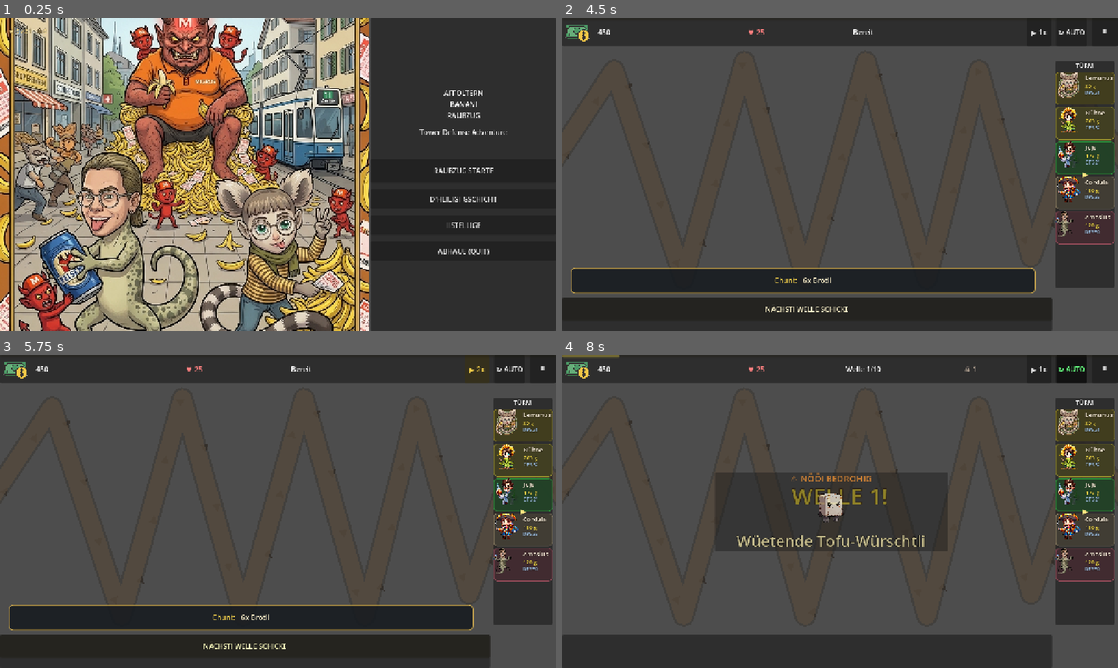
Above: before the commit, frames 1-4 (two rows, left to right).
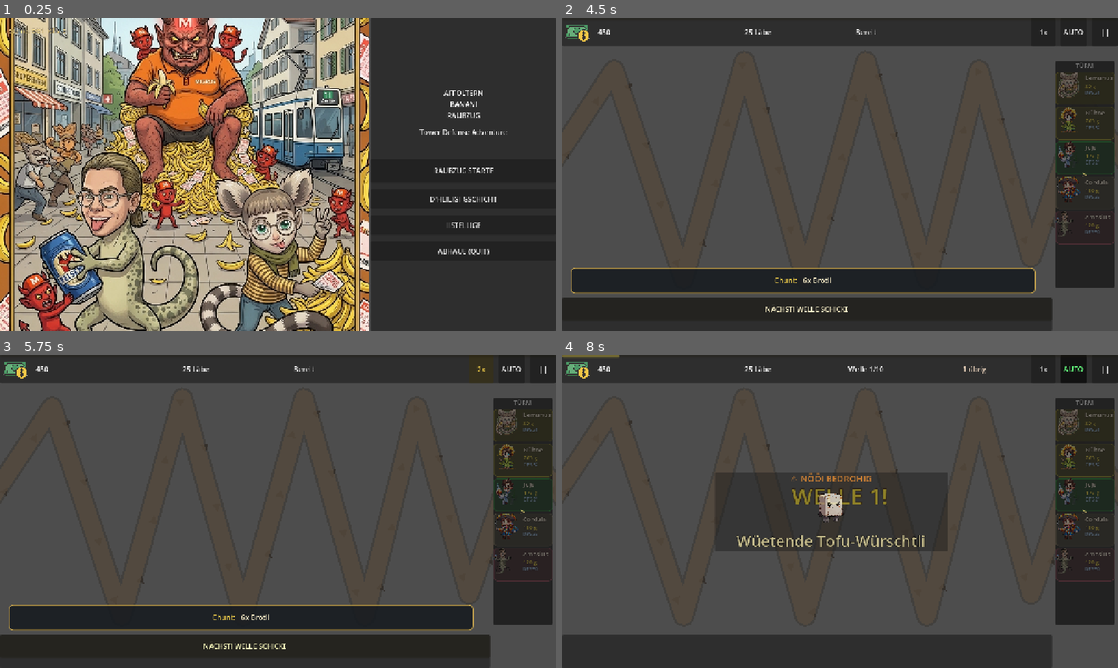
Above: after the commit, the same moments.

Repository: jgschobel/Tower-Defense-Game
Game: Godot game, scene res://scenes/ui/main_menu.tscn
Same seed, same stepped clock (60 frames per second), same inputs: the game is played once before the commit and once after it. The engine's default icon, where the game draws it, is replaced by a stand-in: a white triangle on a blue panel in a dark square.
Inputs:
- Up to frame 1 (0.25 s): no input
- Up to frame 2 (4.5 s): click "RAUBZUG STARTE" at 0.5 s; click "1. Migros Affoltern - Gang vo…" at 1.25 s; click "Tippä zum wiiterläse…" at 2 s; click "Wiiter ›" at 2.75 s; click "Tippä zum wiiterläse…" at 3.5 s; click "LOS GAHT'S!" at 4.25 s
- Up to frame 3 (5.75 s): click "▶ 1x" (after the commit: "1x") at 5 s
- Up to frame 4 (8 s): click "▶ 2x" (after the commit: "2x") at 5.75 s; click "▶ 3x" (after the commit: "3x") at 6.5 s; click "↻ AUTO" (after the commit: "AUTO") at 7.25 s

The runs differ from the first frame. In frame 1, 0.1% of the frame differs, in the area x 1-12%, y 3-5%; in frame 2, 1.8%; in frame 3, 1.8%; in frame 4, 1.9%, in the area x 32-100%, y 0-73%.

Commit message:
hotfix: ASCII-safe text everywhere + softer Minecraft-tick click SFX
User reported symbols rendering as tofu boxes on the level-select
screen. Godot's default bundled font doesn't include the fancy
Unicode glyphs I was using (★☆♥☠▶↻⏸⚕◀). Stripped them all back to
ASCII-safe text or dropped them entirely:

- Level-select stars: "★★★" / "★★☆" / "★☆☆" → "***" / "**-" / "*--"
  (game_over + level_select)
- Totals badge (main menu + level select): "★ 8 / 21   ☠ 0" →
  "Sterne: 8/21  Kills: 0"
- Lives label: "♥ 20" → "20 Läbe" (back to original wording)
- Enemies label: "☠ 5" → "5 übrig" (back to original)
- Speed button: "▶ 1x" → "1x" (original)
- Auto button: "↻ AUTO" → "AUTO" (original)
- Pause button: "⏸" → "||" (original)
- Threat badges: "⚕ HEAL" / "☠ BOSS" → "+ HEAL" / "! BOSS"
- Shop collapse toggle: "▶/◀" → ">/<"
- "Wälle gschafft! ★" → "Wälle gschafft!"

If we ever want proper icons back, the fix is embedding a font
that includes the Unicode glyphs (Noto Sans Symbols2 or similar)
via a Theme resource. For now plain ASCII + German phrasing reads
cleanly without boxes.

**Bonus — softer click SFX**. User said the button click was
"unnormal nervig". Replaced the 380→220Hz pitched sweep with a
Minecraft-style 25ms filtered-noise tick (exponential decay, low
volume, no harsh harmonics). New `_play_tick()` helper.

Diff:
--- a/scenes/ui/hud.tscn
+++ b/scenes/ui/hud.tscn
@@ -30,9 +30,8 @@
 [node name="LivesLabel" type="Label" parent="TopBar/HBox"]
 layout_mode = 2
 size_flags_horizontal = 3
-text = "♥ 20"
+text = "20 Läbe"
 horizontal_alignment = 1
-theme_override_colors/font_color = Color(1, 0.5, 0.5, 1)
 
 [node name="WaveLabel" type="Label" parent="TopBar/HBox"]
 layout_mode = 2
@@ -50,18 +49,18 @@
 [node name="SpeedButton" type="Button" parent="TopBar/HBox"]
 layout_mode = 2
 custom_minimum_size = Vector2(56, 0)
-text = "▶ 1x"
+text = "1x"
 
 [node name="AutoButton" type="Button" parent="TopBar/HBox"]
 layout_mode = 2
 custom_minimum_size = Vector2(60, 0)
-text = "↻ AUTO"
+text = "AUTO"
 toggle_mode = true
 
 [node name="PauseButton" type="Button" parent="TopBar/HBox"]
 layout_mode = 2
 custom_minimum_size = Vector2(60, 0)
-text = "⏸"
+text = "||"
 
 [node name="SideShop" type="PanelContainer" parent="."]
 anchors_preset = 6
--- a/scripts/systems/sfx_manager.gd
+++ b/scripts/systems/sfx_manager.gd
@@ -34,10 +34,38 @@
 
 
 func play_click() -> void:
-	# User reported the old 660Hz square tone hurt in the ear — the harsh
-	# harmonics at short duration were piercing. Softer: gentle downward
-	# sweep 380→220 Hz at low volume, more "tap" than "beep".
-	_play_sweep(380.0, 220.0, 0.04, 0.08)
+	# Minecraft-style wooden "tick" — short noise burst with a quick
+	# decay, softer than any pitched tone. User complained the previous
+	# sweep was annoying; this is genuinely neutral.
+	_play_tick()
+
+
+func _play_tick() -> void:
+	# Super-short (25ms) filtered noise burst at very low volume.
+	# Sharp attack + exponential-ish decay mimics a wooden UI click.
+	var duration: float = 0.025
+	var samples := int(_sample_rate * duration)
+	var audio := AudioStreamWAV.new()
+	audio.format = AudioStreamWAV.FORMAT_8_BITS
+	audio.mix_rate = int(_sample_rate)
+	audio.stereo = false
+	var data := PackedByteArray()
+	var vol: float = 0.12
+	for i in samples:
+		var t := float(i) / _sample_rate
+		# Exponential decay — very sharp attack, quick tail
+		var env: float = pow(1.0 - (t / duration), 2.4)
+		# Mix filtered noise (rough low-pass by running average)
+		var noise: float = randf() * 2.0 - 1.0
+		var sample: float = noise * env * vol
+		data.append(int((sample * 0.5 + 0.5) * 255))
+	audio.data = data
+	var player := AudioStreamPlayer.new()
+	player.stream = audio
+	player.volume_db = _db_with_user_volume(-4.0)
+	add_child(player)
+	player.play()
+	player.finished.connect(player.queue_free)
 
 
 func play_sell() -> void:
--- a/scripts/ui/game_over.gd
+++ b/scripts/ui/game_over.gd
@@ -40,7 +40,7 @@
 	if title_label:
 		title_label.text = "SIEG!"
 	if stars_label:
-		stars_label.text = "★".repeat(stars) + "☆".repeat(3 - stars)
+		stars_label.text = "*".repeat(stars) + "-".repeat(3 - stars)
 	if message_label:
 		var flavor: String
 		if stars == 3:
--- a/scripts/ui/hud.gd
+++ b/scripts/ui/hud.gd
@@ -84,8 +84,8 @@
 				has_healer = true
 			"boss":
 				boss_refs.append(e)
-	_set_threat_badge("HealerBadge", has_healer, "⚕ HEAL", Color(0.4, 1.0, 0.5))
-	_set_threat_badge("BossBadge", not boss_refs.is_empty(), "☠ BOSS", Color(1.0, 0.35, 0.25))
+	_set_threat_badge("HealerBadge", has_healer, "+ HEAL", Color(0.4, 1.0, 0.5))
+	_set_threat_badge("BossBadge", not boss_refs.is_empty(), "! BOSS", Color(1.0, 0.35, 0.25))
 	_refresh_boss_hpbar(boss_refs)
 
 
@@ -282,10 +282,11 @@
 
 
 func _build_shop_collapse_handle() -> void:
-	# Small toggle button on the LEFT edge of the SideShop so the player
-	# can hide the shop to see more of the map. When collapsed, the
-	# arrow flips ◀ ↔ ▶ and the shop slides off; only the 18px handle
-	# remains tappable against the right edge.
+	# Small toggle button FULLY OUTSIDE the SideShop panel so the tower
+	# rows never share hitbox with the handle. User report: clicking
+	# a tower accidentally triggered the collapse because the handle's
+	# right edge (+4px) intruded into the first row's clickable area.
+	# Moved entirely to the left of the panel (offset_right = -4 outside).
 	if not has_node("SideShop"):
 		return
 	var side_shop: PanelContainer = $SideShop
@@ -293,22 +294,22 @@
 		return
 	var toggle := Button.new()
 	toggle.name = "ShopToggle"
-	toggle.text = "▶"
-	toggle.flat = true
-	toggle.custom_minimum_size = Vector2(36, 52)
+	toggle.text = ">"
+	# Styled with a visible background so it reads as a UI chrome element
+	# distinct from the tower rows, not `flat` like before.
+	toggle.custom_minimum_size = Vector2(32, 48)
 	toggle.add_theme_font_size_override("font_size", 18)
 	toggle.add_theme_color_override("font_color", Color(1, 0.9, 0.5))
 	toggle.mouse_filter = Control.MOUSE_FILTER_STOP
-	# Position: pinned to the top-LEFT corner of the SideShop, sticking
-	# out ~32px for a comfortable 36-wide tap target (mobile touch
-	# target minimum is 44px — 36 is a compromise to avoid blocking too
-	# much of the adjacent map area).
+	# Position: top-LEFT of the SideShop, entirely OUTSIDE the panel.
+	# offset_right = -4 means the toggle's right edge is 4px LEFT of the
+	# SideShop's left edge — zero overlap with tower rows.
 	toggle.anchors_preset = Control.PRESET_TOP_LEFT
 	toggle.anchor_left = 0.0
 	toggle.anchor_top = 0.0
-	toggle.offset_left = -32.0
+	toggle.offset_left = -36.0
 	toggle.offset_top = 8.0
-	toggle.offset_right = 4.0
+	toggle.offset_right = -4.0
 	toggle.offset_bottom = 60.0
 	side_shop.add_child(toggle)
 	toggle.pressed.connect(_toggle_shop_collapse)
@@ -335,7 +336,7 @@
 	if has_node("SideShop/ShopToggle"):
 		toggle = $SideShop/ShopToggle as Button
 	if toggle:
-		toggle.text = "◀" if shop_collapsed else "▶"
+		toggle.text = "<" if shop_collapsed else ">"
 	# Animate the offsets instead of snapping so the slide feels
 	# responsive. Compute target offsets same as _refresh_side_shop_layout.
 	var side_shop: PanelContainer = $SideShop
@@ -793,12 +794,12 @@
 	if not enemy_count_label:
 		return
 	if count > 0:
-		enemy_count_label.text = "☠ %d" % count
+		enemy_count_label.text = "%d übrig" % count
 		enemy_count_label.add_theme_color_override("font_color", Color(1, 0.9, 0.8))
 	else:
 		# Briefly celebrate wave clear before going blank
 		if enemy_count_label.text != "":
-			enemy_count_label.text = "Wälle gschafft! ★"
+			enemy_count_label.text = "Wälle gschafft!"
 			enemy_count_label.add_theme_color_override("font_color", Color(1, 0.85, 0.3))
 			var fade := enemy_count_label.create_tween()
 			fade.tween_interval(1.6)
@@ -1123,7 +1124,7 @@
 
 func _on_lives_changed(amount: int) -> void:
 	if lives_label:
-		lives_label.text = "♥ %d" % amount
+		lives_label.text = "%d Läbe" % amount
 	# Red screen-flash on life loss — big "you lost one!" cue
 	if _last_lives >= 0 and amount < _last_lives:
 		_flash_life_lost()
@@ -1185,7 +1186,7 @@
 		_game_speed = 1.0
 	Engine.time_scale = _game_speed
 	if speed_button:
-		speed_button.text = "▶ %dx" % int(_game_speed)
+		speed_button.text = "%dx" % int(_game_speed)
 		# Tint by speed so the current mode is visible at a glance:
 		# 1x = white, 2x = warm yellow, 3x = red-hot fast-forward.
 		match int(_game_speed):
--- a/scripts/ui/level_select.gd
+++ b/scripts/ui/level_select.gd
@@ -24,7 +24,7 @@
 	lbl.name = "TotalsBadge"
 	lbl.mouse_filter = Control.MOUSE_FILTER_IGNORE
 	var max_stars: int = GameManager.MAX_LEVELS * 3
-	lbl.text = "★ %d / %d   ☠ %d" % [GameManager.total_stars, max_stars, GameManager.total_kills]
+	lbl.text = "Sterne: %d/%d  Kills: %d" % [GameManager.total_stars, max_stars, GameManager.total_kills]
 	lbl.add_theme_font_size_override("font_size", 18)
 	lbl.add_theme_color_override("font_color", Color(1, 0.9, 0.4))
 	lbl.add_theme_color_override("font_outline_color", Color.BLACK)
@@ -83,7 +83,7 @@
 
 func _stars_text(count: int) -> String:
 	# Unicode stars — zero-asset visual upgrade over plain ASCII asterisks.
-	return "★".repeat(count) + "☆".repeat(3 - count)
+	return "*".repeat(count) + "-".repeat(3 - count)
 
 
 func _on_level_pressed(level_id: int) -> void:
--- a/scripts/ui/main_menu.gd
+++ b/scripts/ui/main_menu.gd
@@ -27,7 +27,7 @@
 	stats.add_theme_color_override("font_outline_color", Color(0.1, 0.05, 0, 0.9))
 	stats.add_theme_constant_override("outline_size", 3)
 	var max_stars: int = GameManager.MAX_LEVELS * 3
-	stats.text = "★ %d / %d   ☠ %d" % [GameManager.total_stars, max_stars, GameManager.total_kills]
+	stats.text = "Sterne: %d/%d  Kills: %d" % [GameManager.total_stars, max_stars, GameManager.total_kills]
 	stats.anchors_preset = Control.PRESET_TOP_LEFT
 	stats.offset_left = 20
 	stats.offset_top = 20
